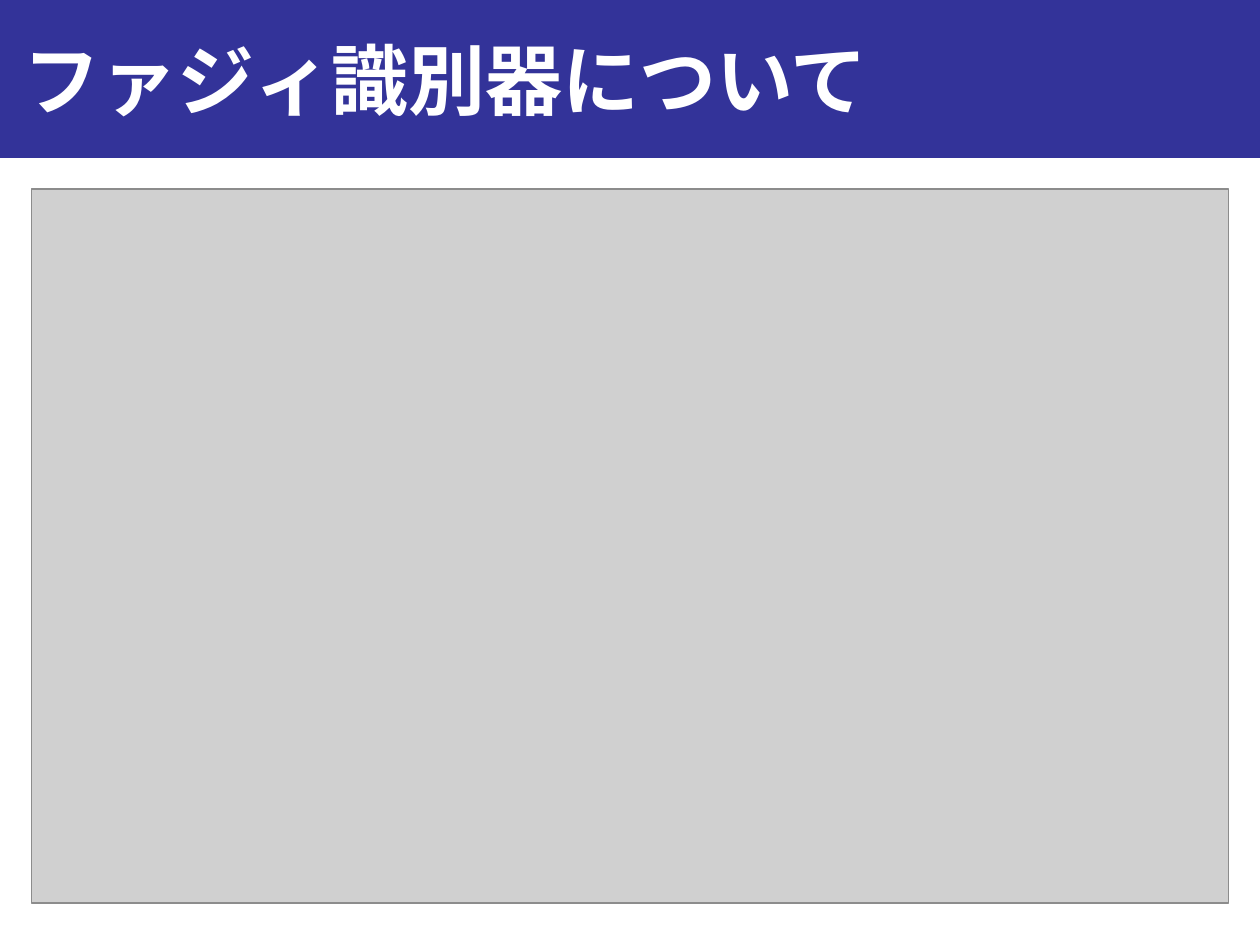
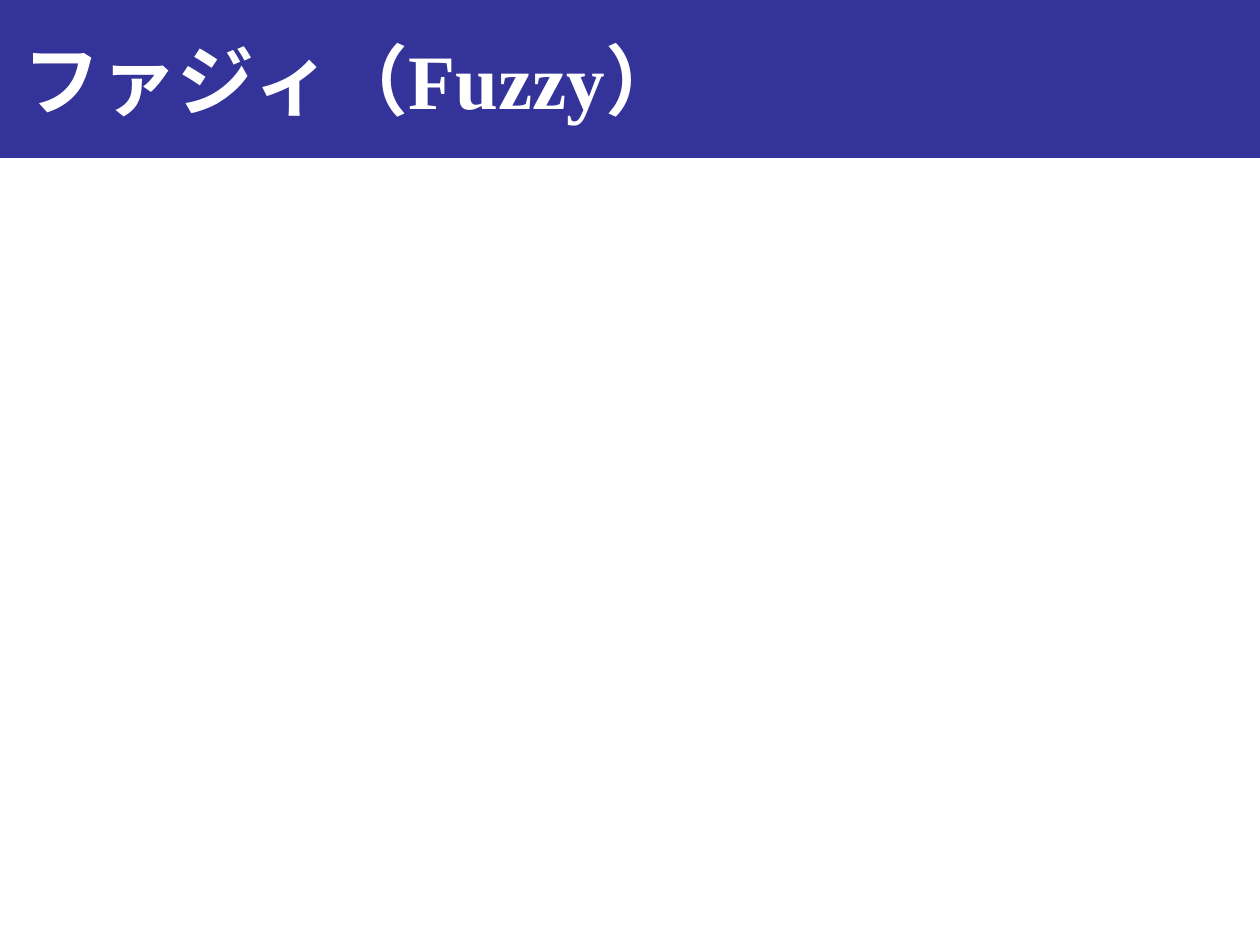
Before and after one commit to onikUone/slides, a slide deck: slide 5 of Junior_ex3/ex3_下書き.ppt (slide 4 before the commit). Drawn at 1260x945 pixels with LibreOffice and Linux fonts; fonts in the diff are those of the drawing; grey boxes stand for pictures. Boxes give left, top, right and bottom in pixels: in the first picture for what was removed or moved away, otherwise in the second. Text is boxed around its words. In the diff, an @@ line names an element or a change of style, - is before the commit and + after.

```diff
--- a/Junior_ex3/ex3_下書き.ppt
+++ b/Junior_ex3/ex3_下書き.ppt
@@ title at box(23, 43, 682, 126): text changed @@
-ファジィ識別器について
+ファジィ（Fuzzy）
@@ picture removed at box(32, 189, 1228, 903) @@
```
Also in this commit, not shown: 1 other slide changed, 5 slides added, 1 slide removed, 1 other file.
